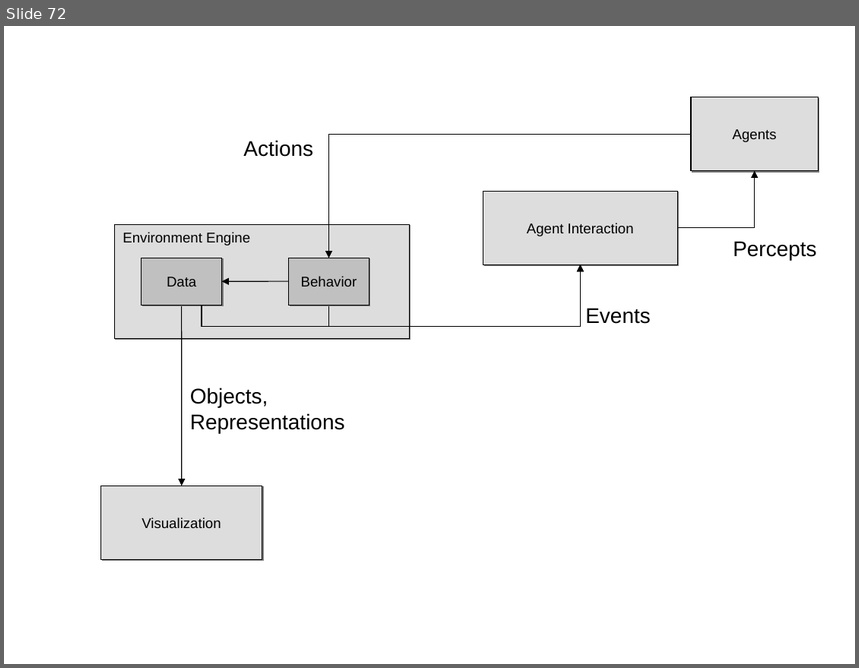
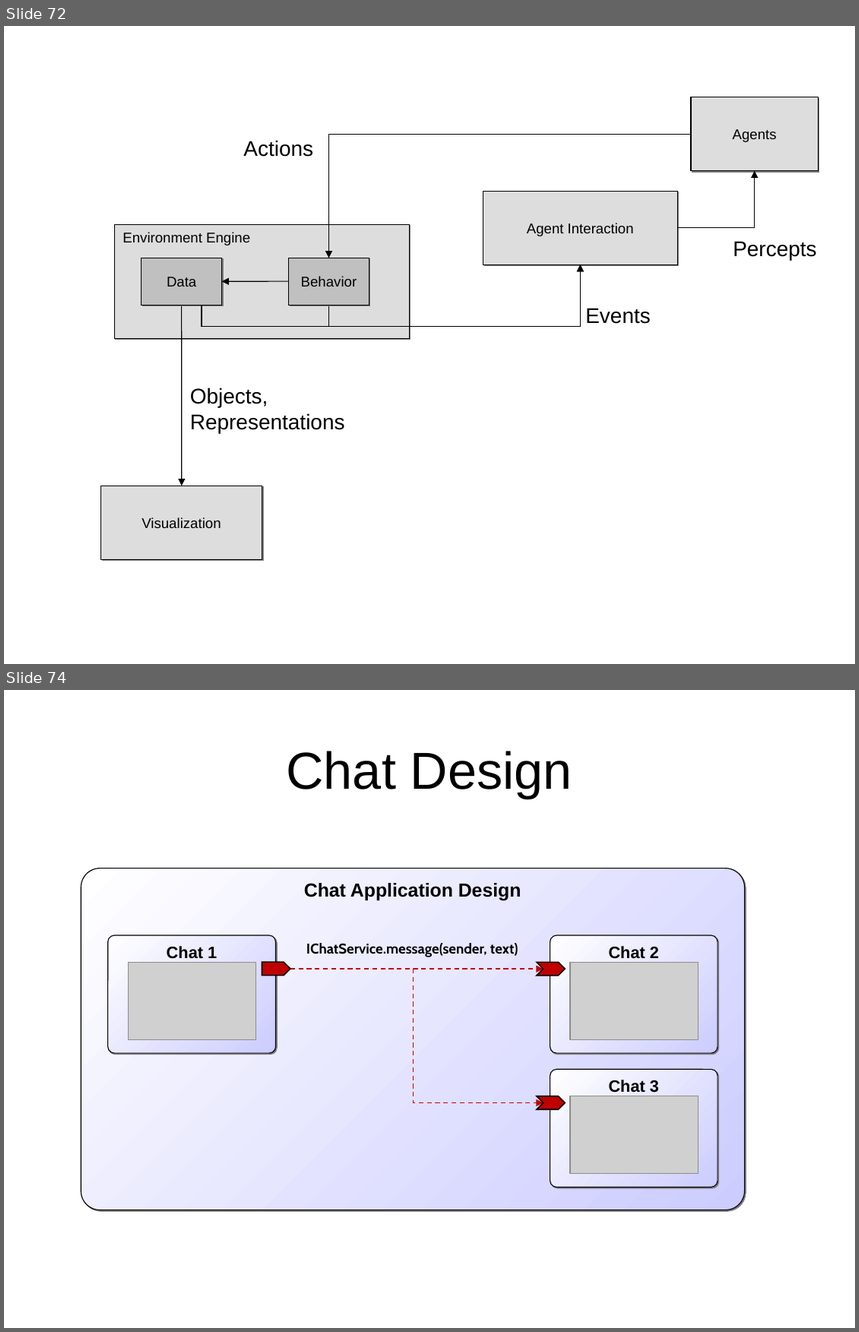
Before and after one commit to actoron/jadex, a slide deck: docs/images.ppt. Shown one above the other, each under a label of ours: slide 72 before the commit, slides 72 and 74 after it; the slides between them are not shown. The pictures are 859x668 and 859x1332 pixels, drawn with LibreOffice and Linux fonts; fonts in the diff are those of the drawing; grey boxes stand for pictures. Boxes give left, top, right and bottom in pixels: in the first picture for what was removed or moved away, otherwise in the second. Text is boxed around its words. In the diff, an @@ line names an element or a change of style, - is before the commit and + after.

```diff
--- a/docs/images.ppt
+++ b/docs/images.ppt
@@ slide 74 added at [4, 690, 855, 1328], background #FFFFFF @@
@@ title added at [286, 751, 572, 799], 44 pt, text #000000 @@
+Chat Design
@@ rounded rectangle added at [81, 869, 744, 1211], fill gradient #FFFFFF to #CCCCFF, outline #000000 0.74 pt, 16 pt, text #000000, bold @@
+Chat Application Design
@@ rounded rectangle added at [108, 935, 275, 1053], fill gradient #FFFFFF to #CCCCFF, outline #000000 0.74 pt, 14 pt, text #000000, bold @@
+Chat 1
@@ rounded rectangle added at [550, 935, 718, 1053], fill gradient #FFFFFF to #CCCCFF, outline #000000 0.74 pt, 14 pt, text #000000, bold @@
+Chat 2
@@ picture added at [129, 962, 256, 1040] @@
@@ freeform shape added at [262, 962, 290, 976], fill #C00000, outline #000000 0.99 pt @@
@@ text added at [306, 943, 519, 958], 12 pt, text #000000, bold @@
+IChatService.message(sender, text)
@@ freeform shape added at [537, 962, 565, 976], fill #C00000, outline #000000 0.99 pt @@
@@ picture added at [570, 962, 698, 1040] @@
@@ elbow arrow added from (290, 969) to (544, 1103), #C00000 0.99 pt dashed @@
@@ elbow arrow added from (290, 969) to (544, 969), #C00000 0.99 pt dashed @@
@@ rounded rectangle added at [550, 1070, 718, 1188], fill gradient #FFFFFF to #CCCCFF, outline #000000 0.74 pt, 14 pt, text #000000, bold @@
+Chat 3
@@ freeform shape added at [537, 1096, 565, 1110], fill #C00000, outline #000000 0.99 pt @@
@@ picture added at [570, 1096, 698, 1173] @@
```
